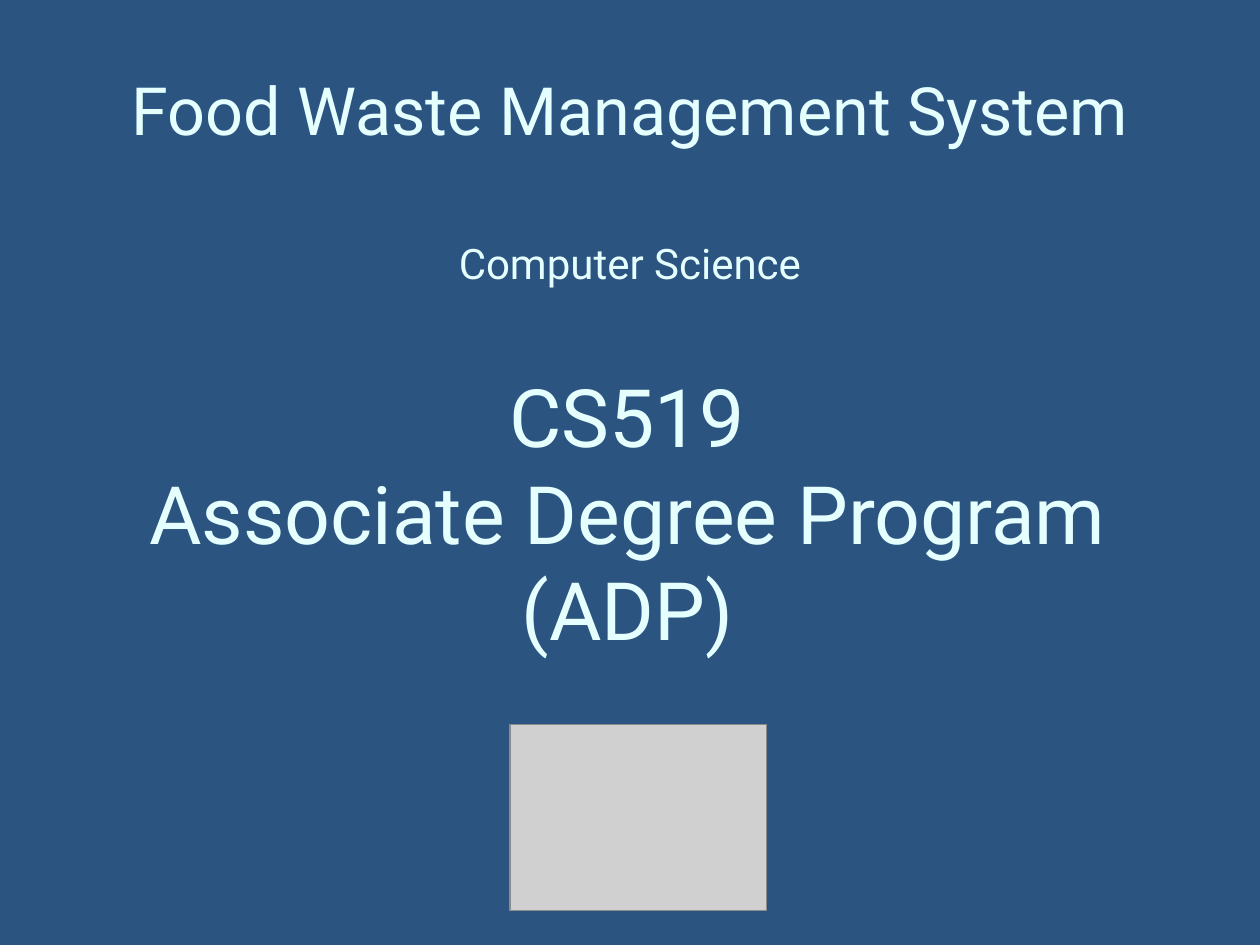
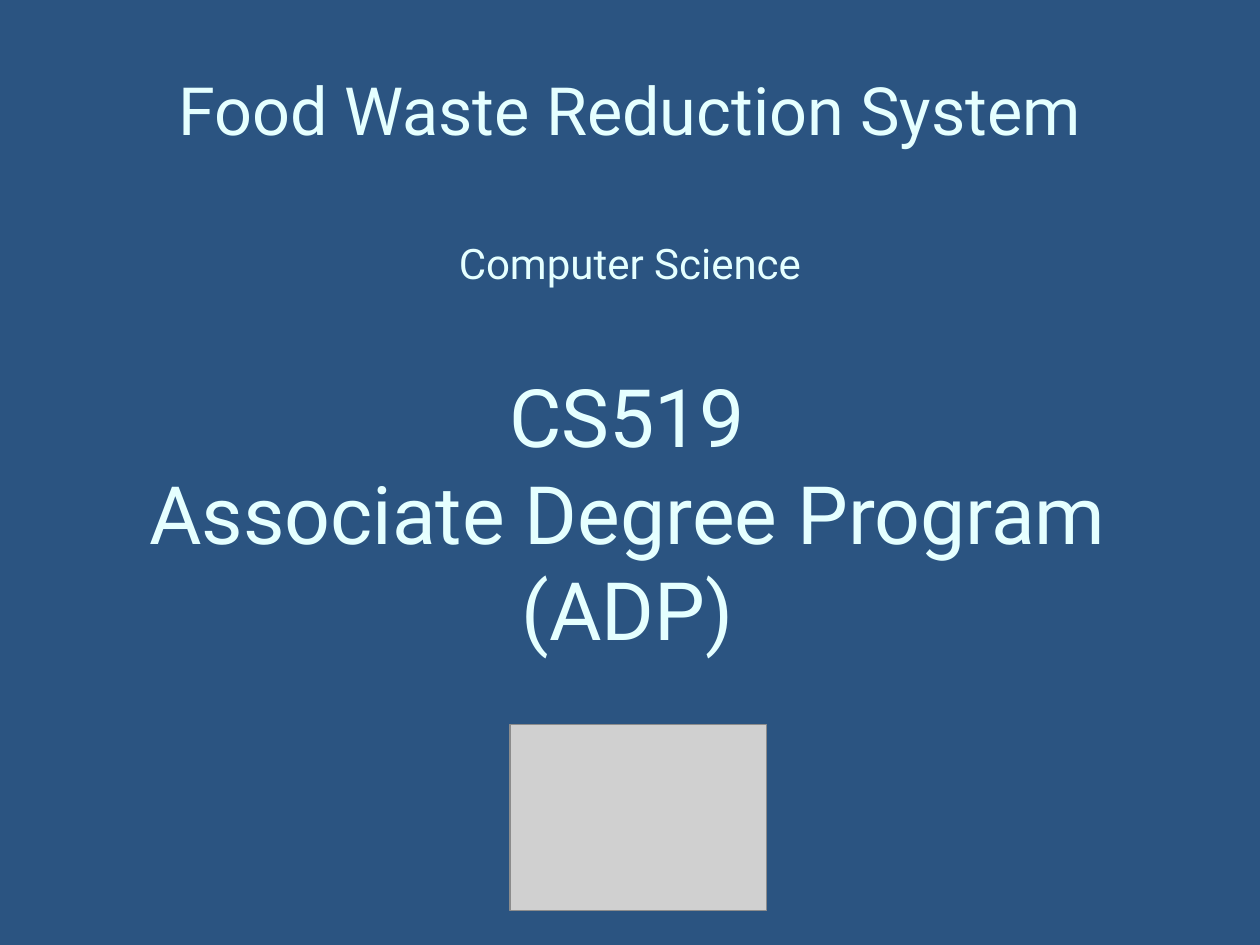
Before and after one commit to bc220403459/food_waste_management_system, a slide deck: slide 2 of documentation/2_FinalPresentation.pptx. Drawn at 1260x945 pixels with LibreOffice and Linux fonts; fonts in the diff are those of the drawing; grey boxes stand for pictures; background and template pictures are left out. Boxes give left, top, right and bottom in pixels: in the first picture for what was removed or moved away, otherwise in the second. Text is boxed around its words. In the diff, an @@ line names an element or a change of style, - is before the commit and + after.

```diff
--- a/documentation/2_FinalPresentation.pptx
+++ b/documentation/2_FinalPresentation.pptx
@@ title at <box>178,85,1081,149</box>: text changed @@
-Food Waste Management System
+Food Waste Reduction System
```
Also in this commit, not shown: 7 other slides changed, 27 slides added, 2 slides removed, 5 other files.
